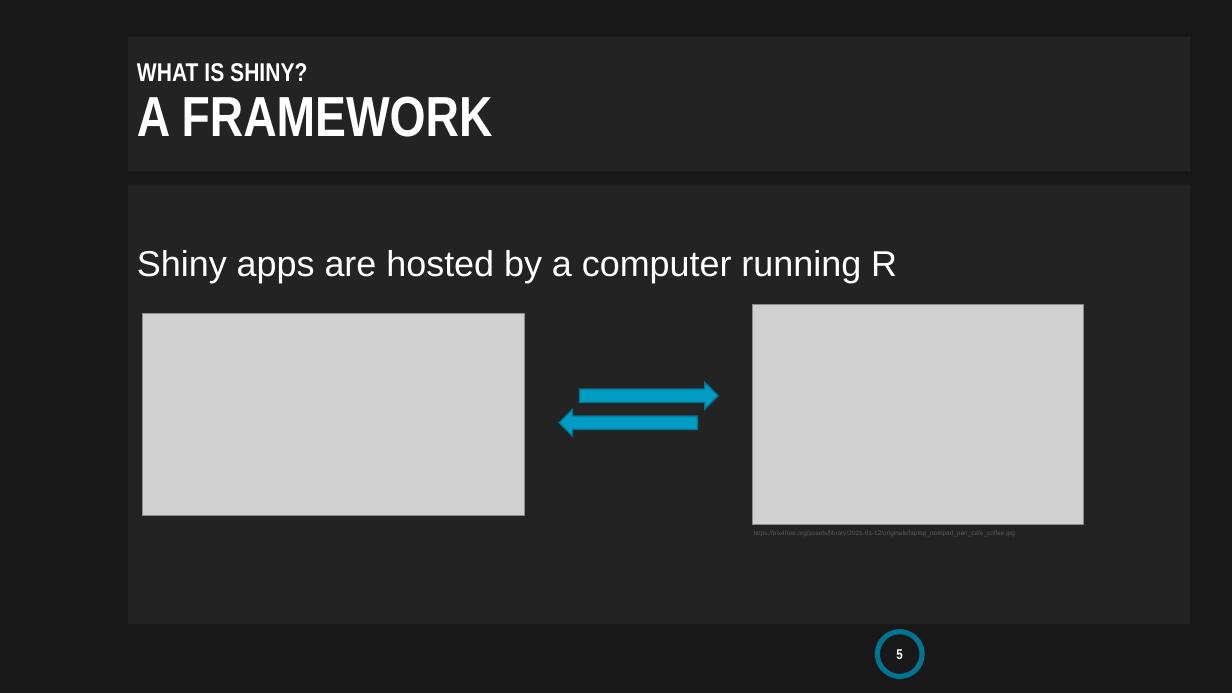
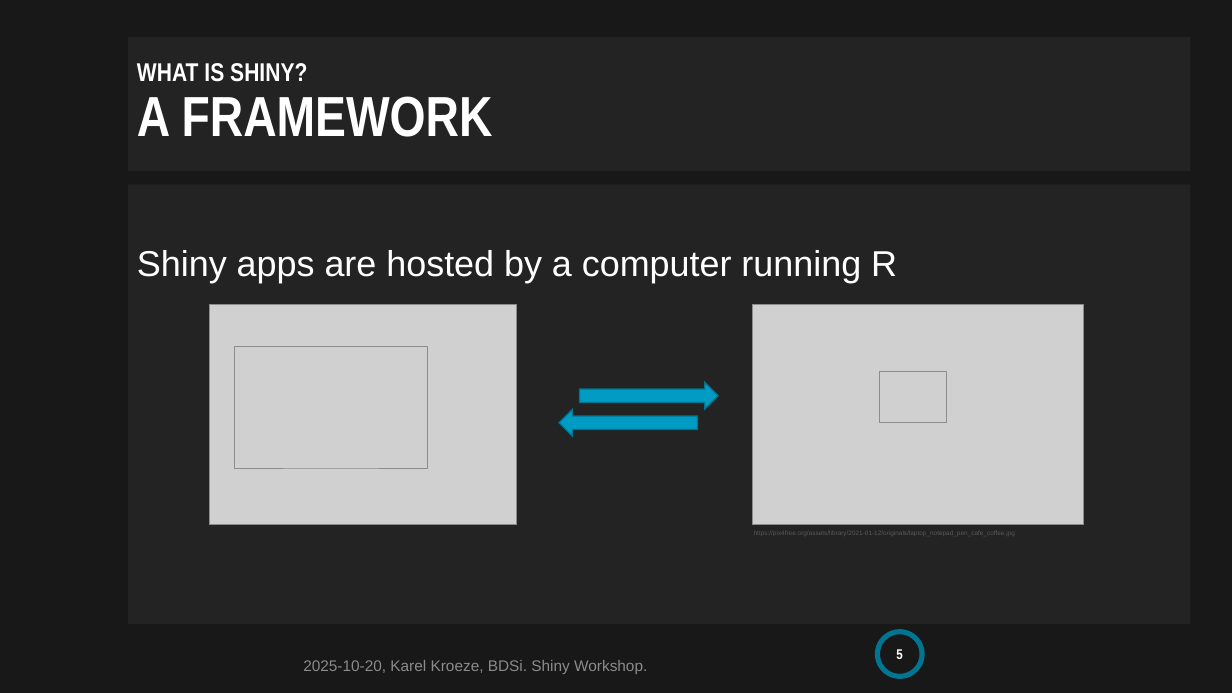
Before and after one commit to BDSI-Utwente/shiny-workshop, a slide deck: slide 5 of slides/shiny-workshop.pptx. Drawn at 1232x693 pixels with LibreOffice and Linux fonts; fonts in the diff are those of the drawing; grey boxes stand for pictures; background and template pictures are left out. Boxes give left, top, right and bottom in pixels: in the first picture for what was removed or moved away, otherwise in the second. Text is boxed around its words. In the diff, an @@ line names an element or a change of style, - is before the commit and + after.

```diff
--- a/slides/shiny-workshop.pptx
+++ b/slides/shiny-workshop.pptx
@@ picture added at box(210, 305, 518, 525) @@
@@ picture: place and size @@
-picture at box(142, 314, 525, 517)
+picture at box(235, 347, 428, 469)
@@ picture added at box(880, 372, 946, 423) @@
@@ text added at box(303, 660, 647, 674), 12 pt, text #8C8C8C @@
+2025-10-20, Karel Kroeze, BDSi. Shiny Workshop.
```
Also in this commit, not shown: 18 other slides changed, 3 slides added.
